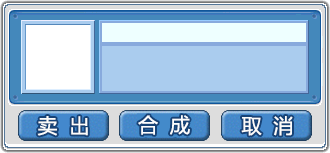
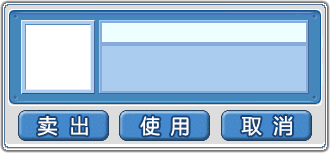
Layered file, before and after one edit (330px x 153px). Changes by layer:
added group "效果" with 8 layers over <box>135,112,196,138</box>
moved "字体样式" into group "效果", painted on it over <box>138,115,190,136</box>
moved "合 成" into group "效果", painted on it over <box>135,112,196,138</box>
moved "图层 0" into group "效果" over <box>135,112,196,138</box>
